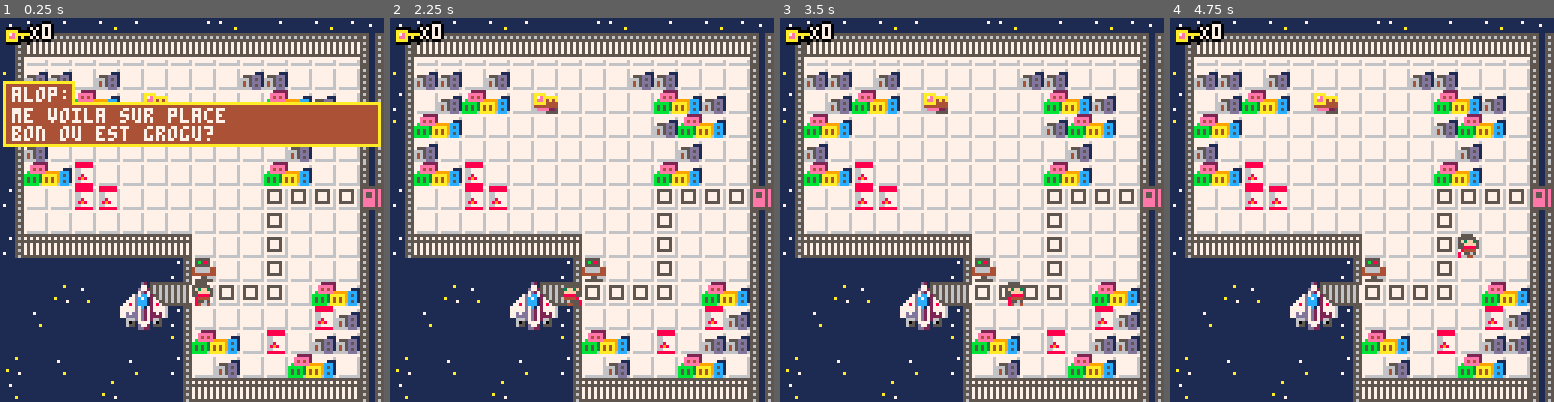
Above: before the commit, frames 1-4 (left to right).
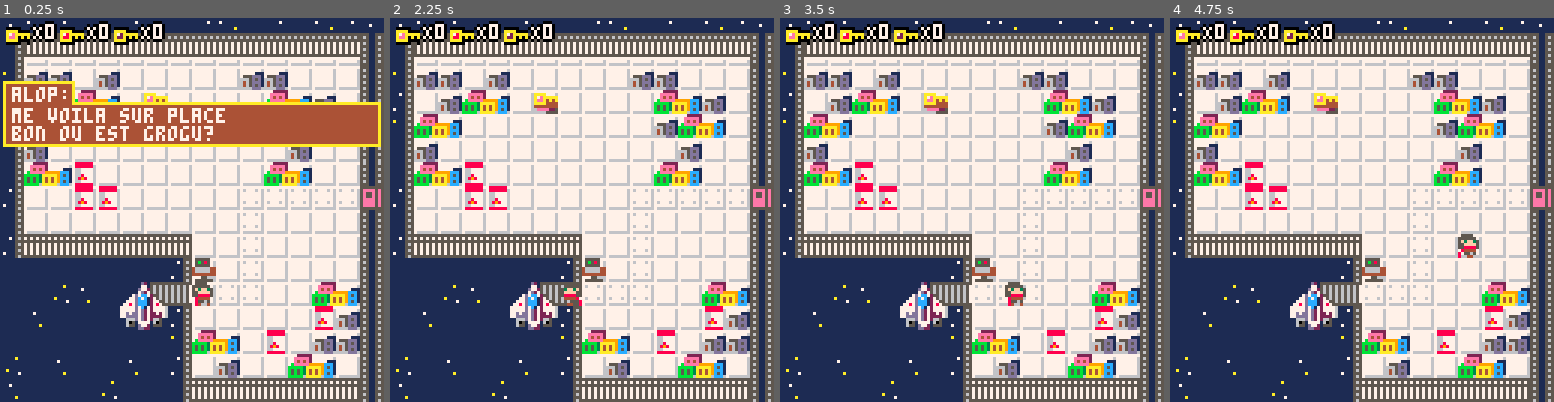
Above: after the commit, the same moments.

Repository: adatechschool/projet-collectif---pico-8-alop-s-crew
Game: PICO-8 cartridge the alop_s adventure.p8
Two runs of this game, one before a commit and one after it. Both use one fixed random seed, a clock stepped at 60 frames per second and the inputs below.
Inputs:
- Up to frame 1 (0.25 s): no input
- Up to frame 2 (2.25 s): tap X (X key) at 1.07, 2.07 s; hold Left from 1.97 s (still down)
- Up to frame 3 (3.5 s): release Left at 2.37 s; tap X (X key) every 0.33 s from 2.4 to 3.4 s; hold Down 2.42-2.82 s; hold Right from 2.87 s (still down)
- Up to frame 4 (4.75 s): release Right at 3.53 s; hold Up 3.58-4.08 s; tap X (X key) every 0.33 s from 3.73 to 4.73 s; hold Right 4.13-4.53 s; hold Down from 4.58 s (still down)

The runs differ from the first frame. In frame 1, 2.5% of the frame differs, in the area x 7-93%, y 0-74%; in frame 2, 2.6%; in frame 3, 2.5%; in frame 4, 2.6%.

Commit message:
ajout salle de boss

Diff:
--- a/the alop_s adventure.p8
+++ b/the alop_s adventure.p8
@@ -37,7 +37,9 @@
 		start_ox=0,start_oy=0,
 		anim_t=0,
 		sprite=80,
-		keys=0
+		keys1=0,
+		keys2=0,
+		keys3=0
 	}
 end
 
@@ -94,10 +96,22 @@
 
 function interact(x,y)
 	if check_flag(1,x,y) then
-		pick_up_key(x,y)
+		pick_up_key1(x,y)
 	elseif check_flag(2,x,y)
-	and p.keys>0 then
+	and p.keys1>0 then
 		open_door1(x,y)
+	end
+	if check_flag(3,x,y) then
+		pick_up_key2(x,y)
+	elseif check_flag(4,x,y)
+	and p.keys2>0 then
+		open_door2(x,y)
+	end
+	if check_flag(5,x,y) then
+		pick_up_key3(x,y)
+	elseif check_flag(6,x,y)
+	and p.keys3>0 then
+		open_door3(x,y)
 	end
 	if x==20 and y==5 then
 		create_msg("grogu",
@@ -107,6 +121,18 @@
 		create_msg("greedo",
 		"ahah grogu est la\na moi la prime")
 	end
+	if x==33 and y==7
+	and not visited_greedo then
+			create_msg("greedo",
+			"un intru! c'est toi alop...\ntu n'auras jamais grogu!","tu vas tater de mon blaster!")
+	visited_greedo=true
+	end
+	if x==81 and y==7
+	and not visited_boba then
+			create_msg("boba",
+			"te voila alop!la prime\npour ta tete est elevee...","et cette prime est pour moi!\nprepare toi!","tu vas mordre la poussiere!")
+	visited_boba=true
+	end
 end
 
 function draw_player()
@@ -155,14 +181,29 @@
 	mset(x,y,sprite+1)
 end
 
-function pick_up_key(x,y)
-	next_tile(x,y)
-	p.keys+=1
-end
-
+function pick_up_key1(x,y)
+	next_tile(x,y)
+	p.keys1+=1
+end
+function pick_up_key2(x,y)
+	next_tile(x,y)
+	p.keys2+=1
+end
+function pick_up_key3(x,y)
+	next_tile(x,y)
+	p.keys3+=1
+end
 function open_door1(x,y)
 	next_tile(x,y)
-	p.keys-=1
+	p.keys1-=1
+end
+function open_door2(x,y)
+	next_tile(x,y)
+	p.keys2-=1
+end
+function open_door3(x,y)
+	next_tile(x,y)
+	p.keys3-=1
 end
 -->8
 --textes--
@@ -188,7 +229,11 @@
 	palt(0,false)
 	palt(12,true)
 	spr(8,2,2)
-	print_outline("X"..p.keys,10,2,7)
+	print_outline("X"..p.keys1,11,2,7)
+	spr(15,20,2)
+	print_outline("X"..p.keys2,29,2,7)
+	spr(35,38,2)
+	print_outline("X"..p.keys3,47,2,7)
 	palt()
 end
 
@@ -330,50 +375,58 @@
 
 
 
+…(8 lines of a section not shown)…
 __gff__
-0000000301010500000101000109000000000101010101010101010101010101001100000100000000000001000000000001010101000100000000000000000001010101010100000000000000000000000000000000000000000000000000000000000000000000000000000000000000000000000000000000000000000000
+0000000301010500000101000111000000010101010101010101010101010101004100000100000000000001000000000001010101000100000000000000000101010101010101010101010101010101000000000000000000000000000000000000000000000000000000000000000001010101010109012101000000000000
 0000000000000000000000000000000000000000000000000000000000000000000000000000000000000000000000000000000000000000000000000000000000000000000000000000000000000000000000000000000000000000000000000000000000000000000000000000000000000000000000000000000000000000
 __map__
-1c12131412131414131214131412130c0c13121412141213141214131214121214131214121412131414121413141214121412131214121413141312141214131412141314131213141314131214131412121413121413131214131214121313141214131213131412131413121414131314121314121412131414131214131d
-1702020202020202020202020202020909020202020202020202020202020202020202020202020202020202020202020202020202020202020202020202020202020202020202020202020202020202020202020202020202020202020202020202020202020202020202020202020202020202020202020202020202020219
-1536360136010101010136360101010a0901010101010101010101010101010101010101010101010101010101010101010101010101010101010101010101010101010101010101010101010101010101010101010101010101010101010101010101010101010101010101010101010101010101010101010101010101011a
-1601363334010301010101333436010a0901010101010101010101010101010101010101010101010101010101010101010101010101010101010101010101010101010101010101010101010101010101010101010101010101010101010101010101010101010101010101010101010101010101010101010101010101011a
-1533340101010101010101363334010a09010101010101010101010101010101010101010101010101010101010101010101010101010101010101010101010101010101010101010101010101010101010101010101010101010101010101010101010101010101010101010101010101010101010101010101010101010118
-1736010101010101010101013601010a09010101400101010101010101010101010101010101010101010101010101010101010101010101010101010101010101010101010101010101010101010101010101010101010101010101010101010101010101010101010101010101010101010101010101010101010101010119
-173334240101010101010133340101090901010101010101010101010101010101010101010101010101010101010101010101010101010101010101010101010101010101010101010101010101010101010101010101010101010101010101010101010101010101010101010101010101010101010101010101010101011a
-1601012424010101010101222222220622222222222222222222222201010101010101010101010101010101010101010101010101010101010101010101010101010101010101010101010101010101010101010101010101010101010101010101010101010101010101010101010101010101010101010101010101010119
-1701010101010101010101220101010a0901010101010101010101010101010101010101010101010101010101010101010101010101010101010101010101010101010101010101010101010101010101010101010101010101010101010101010101010101010101010101010101010101010101010101010101010101011a
-161b1b1b1b1b1b1b010101220101010a09010101010101010101010101010101010101010101010101010101010101010101010101010101010101010101010101010101010101010101010101010101010101010101010101010101010101010101010101010101010101010101010101010101010101010101010101010119
-7171717171717116310101220101010a09010101010101420101010101010101010101010101010101010101010101010101010101010101010101010101010101010101010101010101010101010101010101010101010101010101010101010101010101010101010101010101010101010101010101010101010101010118
-71717072712a2b35222222220133340a0901010101010101010101010101010101010101010101010101010101010101010101010101010101010101010101010101010101010101010101010101010101010101010101010101010101010101010101010101010101010101010101010101010101010101010101010101011a
-71727171713a3b16010101010124360a09010101010101010101010101010101010101010101010101010101010101010101010101010101010101010101010101010101010101010101010101010101010101010101010101010101010101010101010101010101010101010101010101010101010101010101010101010118
-7171717171717115333401240136360a09010101010101010101010101010101010101010101010101010101010101010101010101010101010101010101010101010101010101010101010101010101010101010101010101010101010101010101010101010101010101010101010101010101010101010101010101010118
-7071727171727116013601013334010a09010101010101010101010101010101010101010101010101010101010101010101010101010101010101010101010101010101010101010101010101010101010101010101010101010101010101010101010101010101010101010101010101010101010101010101010101010119
-72717171707171171b1b1b1b1b1b1b0a0a1b1b1b1b1b1b1b1b1b1b1b1b1b1b1b1b1b1b1b1b1b1b1b1b1b1b1b1b1b1b1b1b0101010101010101010101010101010101010101010101010101010101011b1b1b1b1b1b1b1b1b1b1b1b1b1b1b1b1b1b01010101010101010101010101011b1b1b1b1b1b1b1b1b1b1b1b1b1b1b1b1e
-0000000000000000000000000000000017010101010101010101010101010118000000000000000000000000000000001501010101010101010101010101010101010101010101010101010101010119000000000000000000000000000000001701010101010101010101010101011a00000000000000000000000000000000
-000000000000000000000000000000001601010101010101010101010101011a000000000000000000000000000000001701010101010101010101010101010101010101010101010101010101010118000000000000000000000000000000001501010101010101010101010101011900000000000000000000000000000000
-000000000000000000000000000000001601010101010101010101010101011800000000000000000000000000000000160101010101010101010101010101010101010101010101010101010101011a000000000000000000000000000000001601010101010101010101010101011800000000000000000000000000000000
-0000000000000000000000000000000017010101010101010101010101010119000000000000000000000000000000001501010101010101010101010101010101010101010101010101010101010119000000000000000000000000000000001501010101010101010101010101011a00000000000000000000000000000000
-000000000000000000000000000000001501010101010101010101010101011a000000000000000000000000000000001501010101010101010101010101010101010101010101010101010101010119000000000000000000000000000000001601010101010101010101010101011800000000000000000000000000000000
-0000000000000000000000000000000016010101010101010101010101010118000000000000000000000000000000001701010101010101010101010101010101010101010101010101010101010118000000000000000000000000000000001701010101010101010101010101011900000000000000000000000000000000
-000000000000000000000000000000001601010101010101010101010101011a00000000000000000000000000000000160101010101010101010101010101010101010101010101010101010101011a000000000000000000000000000000001501010101010101010101010101011a00000000000000000000000000000000
-0000000000000000000000000000000017010101010101010101010101010119000000000000000000000000000000001501010101010101010101010101010101010101010101010101010101010119000000000000000000000000000000001601010101010101010101010101011800000000000000000000000000000000
-000000000000000000000000000000001501010101010101010101010101011800000000000000000000000000000000170101010101010101010101010101010101010101010101010101010101011a000000000000000000000000000000001701010101010101010101010101011900000000000000000000000000000000
-000000000000000000000000000000001601010101010101010101010101011a000000000000000000000000000000001501010101010101010101010101010101010101010101010101010101010118000000000000000000000000000000001501010101010101010101010101011800000000000000000000000000000000
-0000000000000000000000000000000017010101010101010101010101010119000000000000000000000000000000001601010101010101010101010101010101010101010101010101010101010119000000000000000000000000000000001601010101010101010101010101011a00000000000000000000000000000000
-0000000000000000000000000000000016010101010101010101010101010118000000000000000000000000000000001501010101010101010101010101010101010101010101010101010101010118000000000000000000000000000000001701010101010101010101010101011800000000000000000000000000000000
-000000000000000000000000000000001501010101010101010101010101011a00000000000000000000000000000000170101010101010101010101010101010101010101010101010101010101011a000000000000000000000000000000001601010101010101010101010101011900000000000000000000000000000000
-0000000000000000000000000000000016010101010101010101010101010118000000000000000000000000000000001601010101010101010101010101010101010101010101010101010101010119000000000000000000000000000000001501010101010101010101010101011900000000000000000000000000000000
-000000000000000000000000000000001701010101010101010101010101011a00000000000000000000000000000000150101010101010101010101010101010101010101010101010101010101011a000000000000000000000000000000001701010101010101010101010101011800000000000000000000000000000000
-000000000000000000000000000000001f1b1b1b1b1b1b1b1b1b1b1b1b1b1b1e000000000000000000000000000000001701010101010101010101010101010101010101010101010101010101010118000000000000000000000000000000001f1b1b1b1b1b1b1b1b1b1b1b1b1b1b1e00000000000000000000000000000000
-…(11 lines of a section not shown)…
+1c12131412131414131214131412130c0c13121412141213141214131214120c0c13121412141213141412141314120c0c1412131214121413141312141214131412141314131213141314131214130c0c12141312141313121413121412130c0c12141312131314121314131214140c1314121314121412131414131214131d
+17020202020202020202020202020209090202020202020202020202020202090902020202020202020202020202020a09020202020202020202020202020202020202020202020202020202020202090a0202020202020202020202020202090902020202020202020202020202020909020202020202020202020202020219
+1536360136010101010136360101010a090101010101010101010101010101090901010101010101010101010101010a09010101010101010101010101010101010101010101010101010101010101090a010101010101010101010101010109090101010101010101010101010101090901010101010101010101010101011a
+1601363334010301010101333436010a090174750174750101313201113101090901010101010101010101010101010a09010101010101010101010101010101010101010101010101010101010101090a010101010101010101010101010109090101010101010101010101010101090901010101010101010101010101011a
+1533340101010101010101363334010a090101010101010101010101010101090901010101010101010101010101010a0a010101010101010101010101010101010101010101010101010101010101090a0101010101010101010101010101090901010101010101010101010101010909010101010101010101010101010118
+1736010101010101010101013601010a090131324011320101113201747501090901010101010101010101010101010a0a010101017801010101010101010101010101010101010101010101010101090a0101010101010101010101780101090901010101010101010101010101010909010101010101010101010101010119
+17333424010101010101013334010109090101010101010176030101010101090901010101010101010101760101010a09010101010101010101010101010101010101010101010101010101010101090a010101010101010101010101010109090101010101010101010101010101090901010101010101010101010101011a
+160101242401010101010707070707060707070707070707070707070707070d0707070707070707070707070742070d0707070707070707070707070707070707070707070707070707070707070721070707070707070707070707074c07210707070707070707070707070707070707070707070707070707070707400119
+1701010101010101010107010101010a090101010101010101010101010101090901010101010101010101010101010a090101010101010101010101010101010101010101010101010101010101010909010101010101010101010101010109090101010101010101010101010101090901010101010101010101010101011a
+161b1b1b1b1b1b1b010107010101010a090132110132320101747501321101090901010101010101010101010101010a0901010101010101010101010101010101010101010101010101010101010109090101010101010101010101010101090901010101010101010101010101010909010101010101010101010101010119
+7171717171717116310107010101010a090101010101014201010101010101090901010101010101010101010101010a0901010101010101010101010101010101010101010101010101010101010109090101010101010101010101010101090901010101010101010101010101010909010101010101010101010101010118
+71717072712a2b35070707010133340a090174750111320101321101747501090901010101010101010101010101010a090101010101010101010101010101010101010101010101010101010101010909010101010101010101010101010109090101010101010101010101010101090901010101010101010101010101011a
+71727171713a3b16010101010124360a090101010101010101010101010101090901010101010101010101010101010a0901010101010101010101010101010101010101010101010101010101010109090101010101010101010101010101090901010101010101010101010101010909010101010101010101010101010118
+7171717171717115333401240136360a090111320174750101323201321101090901010101010101010101010101010a0901010101010101010101010101010101010101010101010101010101010109090101010101010101010101010101090901010101010101010101010101010909010101010101010101010101010118
+7071727171727116013601013334010a090101010101010101010101010101090901010101010101010101010101010a0901010101010101010101010101010101010101010101010101010101010109090101010101010101010101010101090901010101010101010101010101010909010101010101010101010101010119
+72717171707171171b1b1b1b1b1b1b0a0a1b1b1b1b1b1b01011b1b1b1b1b1b09091b1b1b1b1b1b1b1b1b1b1b1b1b1b0a091b1b1b1b1b1b01011b1b1b1b1b1b1b1b1b1b1b1b1b1b01011b1b1b1b1b1b09091b1b1b1b1b1b1b1b1b1b1b1b1b1b09091b1b1b1b1b1b1b1b1b1b1b1b1b1b09091b1b1b1b1b1b1b1b1b1b1b1b1b1b1e
+0000000000000000000000000000000072727272727217010118707070707070000000000000000000000000000000001501010101010101010101010101010909010101010101010101010101010119000000000000000000000000000000007272707070707070707070707070707100000000000000000000000000000000
+000000000000000000000000000000007272161b1b1b1b01011b1b1b1b1b1970000000000000000000000000000000001701010101010101010101010101010909010101010101010101010101010118000000000000000000000000000000007272707070707070707070707070707100000000000000000000000000000000
+000000000000000000000000000000007272170101010101010101010101197300000000000000000000000000000000160101010101010101010101010101090901010101010101010101010101011a000000000000000000000000000000007272707070707070707070707070707100000000000000000000000000000000
+000000000000000000000000000000002e2f1731010101010101010101011972000000000000000000000000000000001501010101010101010101010101010909010101010101010101010101010119000000000000000000000000000000007272727070707070707070707070707200000000000000000000000000000000
+000000000000000000000000000000003e3f3501011b1b1b1b1b1b1b0101197300000000000000000000000000000000150101010101010101010101010101090901010101010101010101010101011900000000000000000000000000000000161b1b1b1b1b1b1b1b1b1b1b1b1b1b1900000000000000000000000000000000
+000000000000000000000000000000002e2f1731011872727272721501011970000000000000000000000000000000001701010101010101010101010101010909010101010101010101010101010118000000000000000000000000000000001701010101010101010101010101011900000000000000000000000000000000
+000000000000000000000000000000003e3f350101187272727272150101197200000000000000000000000000000000160101010101010101010101010101090901010101010101010101010101011a000000000000000000000000000000001501010101010101010101010101011a00000000000000000000000000000000
+000000000000000000000000000000002e2f1531011b1b1b1b1b1b1b01011973000000000000000000000000000000001501010101010101010101010101010909010101010101010101010101010119000000000000000000000000000000001601010101010101010101010101011800000000000000000000000000000000
+000000000000000000000000000000003e3f350101010101010101010101197000000000000000000000000000000000170101010101010101010101010101090901010101010101010101010101011a000000000000000000000000000000001701010101010101010101010101011900000000000000000000000000000000
+00000000000000000000000000000000161b1b01010101010101010101011871000000000000000000000000000000001501010101010101010101010101010909010101010101010101010101010118000000000000000000000000000000001501010101010101010101010101011800000000000000000000000000000000
+0000000000000000000000000000000017013601011b1b1b1b1b1b1b01011872000000000000000000000000000000001601010101010101010101010101010909010101010101010101010101010119000000000000000000000000000000001601010101010101010101010101011a00000000000000000000000000000000
+0000000000000000000000000000000016333401011870707070701601011871000000000000000000000000000000001501010101010101010101010101010909010101010101010101010101010118000000000000000000000000000000001701010101010101010101010101011800000000000000000000000000000000
+0000000000000000000000000000000015360101011b1b1b1b1b1b1b0101187100000000000000000000000000000000170101010101010101010101010101090901010101010101010101010101011a000000000000000000000000000000001601010101010101010101010101011900000000000000000000000000000000
+0000000000000000000000000000000016010101010101010101010101011872000000000000000000000000000000001601010101010101010101010101010909010101010101010101010101010119000000000000000000000000000000001501010101010101010101010101011900000000000000000000000000000000
+000000000000000000000000000000001701010101010101010101010124187100000000000000000000000000000000150101010101010101010101010101090901010101010101010101010101011a000000000000000000000000000000001701010101010101010101010101011800000000000000000000000000000000
+000000000000000000000000000000001f1b1b1b1b1b1b1b1b1b1b1b1b1b1871000000000000000000000000000000001701010101010101010101010101010909010101010101010101010101010118000000000000000000000000000000001f1b1b1b1b1b1b1b1b1b1b1b1b1b1b1e00000000000000000000000000000000
+…(11 lines of a section not shown)…
Not shown, changed: 82 lines of the sprite sheet (__gfx__) section of the alop_s adventure.p8
